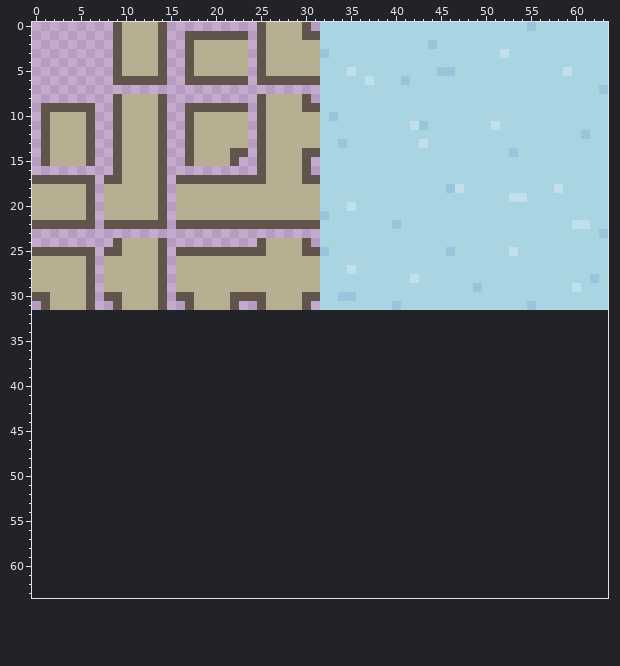
Edited in one commit: pixel-art sprite (res/small_basic_tiles.png). The first picture shows the starting point.
The file is 64x32 pixels. The old version is drawn lined up with the new one, on the new canvas.
And afterwards:
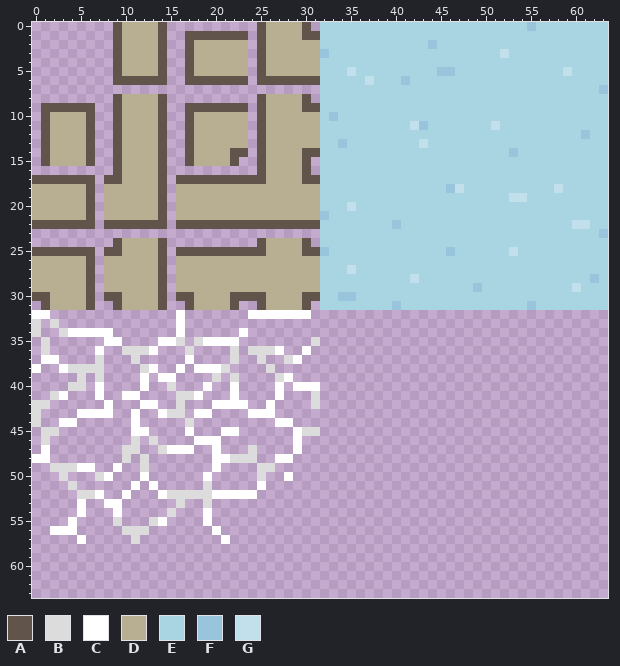
Palette (. is transparent): A #61554b  B #dcdcdc  C #ffffff  D #b8af92  E #a9d5e3  F #99c5dc  G #c1e0eb
Edits made:
canvas 64x32 -> 64x64
The author put colour B in row 33 at x 0 and 2; in row 34 at x 0 and 3; in row 35 at x 1, 16, 18 and 31; in row 36 at x 1, 10 to 12, 17, 22 and 24 to 26; in row 37 at x 7, 11, 22, 25 and 28; in row 38 at x 4 to 7, 12, 21 and 26.
The author put colour B in row 39 at x 5, 7, 20, 22 and 27; in row 40 at x 4 to 5 and 15; in row 41 at x 2, 16 to 17 and 31; in row 42 at x 0 to 1, 16 and 31; in row 43 at x 0 and 15 to 16; in row 44 at x 0 and 17.
The author put colour B in row 45 at x 1 to 2 and 30 to 31; in row 46 at x 1, 11 and 13; in row 47 at x 10 to 11, 14 and 24; in row 48 at x 10, 12 and 22 to 24; in row 49 at x 2 to 4, 12 and 25 to 26; in row 50 at x 3, 7 and 25.
The author put colour B in row 51 at x 4 and 19; in row 52 at x 5 to 6 and 15 to 19; in row 53 at x 16 and 19; in row 54 at x 15; in row 55 at x 9 and 13; in row 56 at x 10 to 12.
The author put colour B in row 57 at x 11.
The author put colour C in row 32 at x 0 to 1, 16 and 24 to 30; in row 33 at x 16; in row 34 at x 4 to 8, 16 and 23; in row 35 at x 8 to 9, 14 to 15 and 19 to 22; in row 36 at x 7, 13, 27 and 30; in row 37 at x 1 to 2, 17 and 29.
The author put colour C in row 38 at x 0, 3, 13, 16 and 18 to 20; in row 39 at x 12, 14 to 15 and 28; in row 40 at x 7, 12, 19, 22, 27 and 29 to 31; in row 41 at x 3, 7, 10 to 11, 18, 22 and 27; in row 42 at x 8, 12 to 13, 20 to 23 and 26; in row 43 at x 5 to 8, 11, 14, 18 to 19 and 24 to 26.
The author put colour C in row 44 at x 3 to 4, 11 and 27 to 28; in row 45 at x 11 to 12, 17, 21 to 22 and 29; in row 46 at x 18 to 20 and 29; in row 47 at x 1, 15 to 17, 20 and 29; in row 48 at x 0 to 1, 20 to 21 and 27 to 28; in row 49 at x 5 to 6, 9 and 20.
The author put colour C in row 50 at x 8, 12, 19 and 28; in row 51 at x 11, 13 and 25; in row 52 at x 7, 10, 14 and 20 to 24; in row 53 at x 5 and 8 to 9; in row 54 at x 5, 9 and 19; in row 55 at x 4, 14 and 19.
The author put colour C in row 56 at x 2 to 4 and 20; in row 57 at x 5 and 21.
